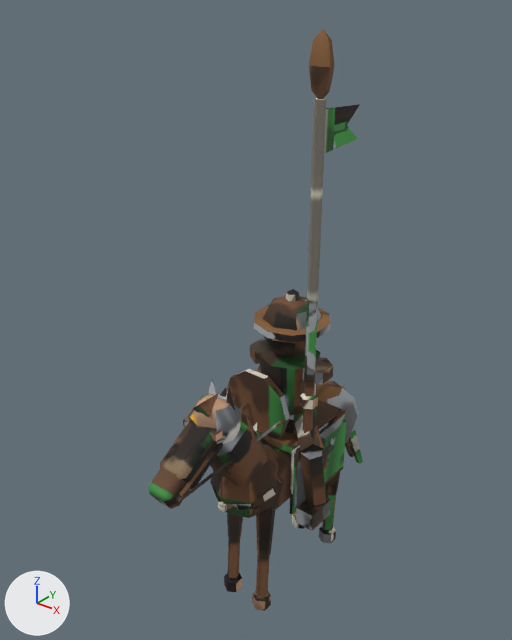
A saved change to the glTF model game/assets/models/assault_dl2_green.glb.
One viewpoint serves both versions: a 50 mm camera at (0.654, -0.917, 1.098) aimed at (-0.041, -0.049, 0.56). The lights are fixed; the arrows at lower left show +X, +Y and +Z. The older version comes first. Vertices at exactly the same position are counted once.

Names of what the first picture shows: 'assault_dl2_green'.
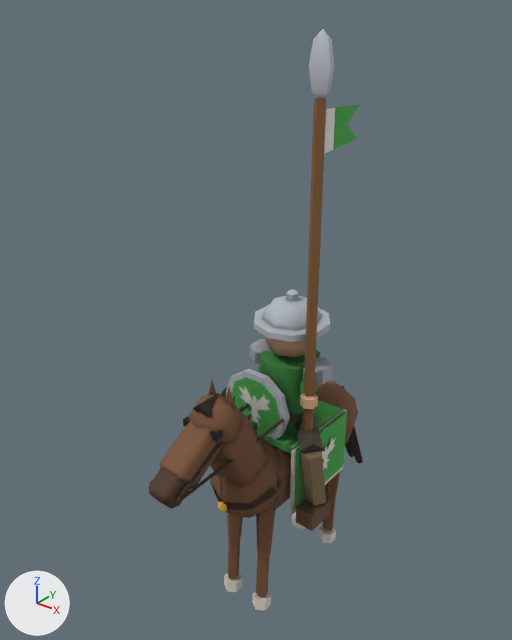
The edits, one by one:
me_cube is used by ob_assault_dl2_green; location (0.0, 0.0, 0.0).
me_cube had 980 vertices, 1542 faces and spanned x -0.12..0.12, y -0.343..0.257, z 0.0..1.033.
me_cube now has 978 vertices, 1546 faces and spans x -0.12..0.12, y -0.343..0.257, z 0.0..1.033.
Part 1, on me_cube:
2 vertices are removed from x 0.0, y -0.009, z 0.592..0.605.
8 faces are deleted.
8 vertices move from x -0.01..0.01, y -0.004..0.008, z 0.592..0.605 to x -0.011..0.011, y -0.007..0.005, z 0.592..0.605.
4 new faces join them.
me_cube part 2: 1509 kept faces spanning x -0.12..0.12, y -0.343..0.257, z 0.0..1.033 get new texture (UV) coordinates.
Other edits to the shape of me_cube do not show in these pictures.

Where the change shows, as pixel boxes [x1, y1, x2, y2] in the pictures (512 x 640 px; the box of a moved part takes in the faces that stretch with it):
part 1 of me_cube, moved or reshaped: before [286, 289, 299, 301]; after [286, 289, 299, 302]
part 2 of me_cube, surface changed: [149, 29, 363, 611] in both
